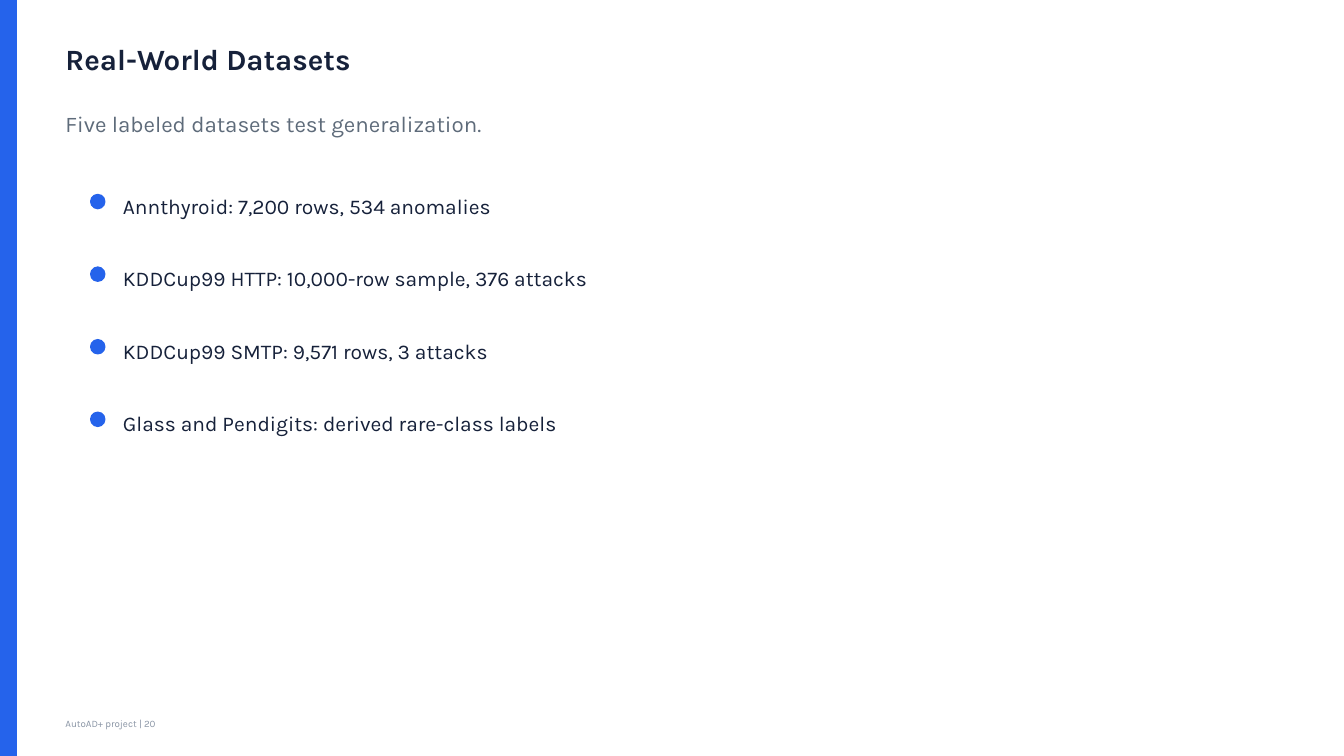
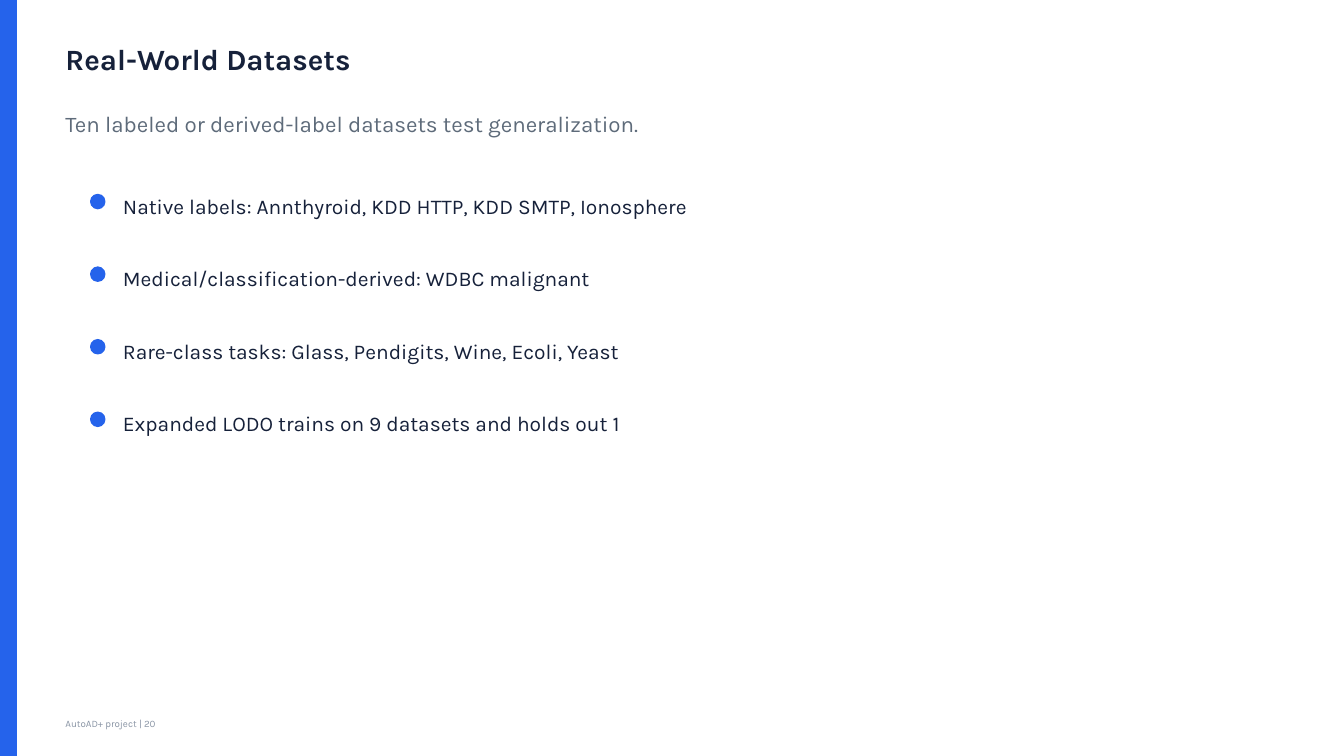
Before and after one commit to 02deno/Automated-Anomaly-Detection-Project, a slide deck: slide 20 of output/presentations/AutoAD_Project_Presentation_updated.pptx. Drawn at 1344x756 pixels with LibreOffice and Linux fonts; fonts in the diff are those of the drawing. Boxes give left, top, right and bottom in pixels: in the first picture for what was removed or moved away, otherwise in the second. Text is boxed around its words. In the diff, an @@ line names an element or a change of style, - is before the commit and + after.

Commit message:
Add new result CSV files for leave-one-dataset-out analysis and model comparisons after merging datasets
- Created `leave_one_dataset_out_after_merge.csv` to store results of leave-one-out experiments.
- Added `merge_impact_lodo_comparison.csv` to compare average metrics before and after merging datasets.
- Introduced `real_data_expanded_model_comparison_after_merge.csv` for model performance metrics on real data post-merge.
- Added `real_data_expanded_summary_after_merge.csv` to summarize detailed results of various models on real datasets after merging.

```diff
--- a/output/presentations/AutoAD_Project_Presentation_updated.pptx
+++ b/output/presentations/AutoAD_Project_Presentation_updated.pptx
@@ text at (65, 116, 638, 138): text changed @@
-Five labeled datasets test generalization.
+Ten labeled or derived-label datasets test generalization.
@@ text at (123, 199, 687, 219): text changed @@
-Annthyroid: 7,200 rows, 534 anomalies
+Native labels: Annthyroid, KDD HTTP, KDD SMTP, Ionosphere
@@ text at (123, 270, 589, 291): text changed @@
-KDDCup99 HTTP: 10,000-row sample, 376 attacks
+Medical/classification-derived: WDBC malignant
@@ text at (123, 344, 618, 364): text changed @@
-KDDCup99 SMTP: 9,571 rows, 3 attacks
+Rare-class tasks: Glass, Pendigits, Wine, Ecoli, Yeast
@@ text at (123, 416, 620, 436): text changed @@
-Glass and Pendigits: derived rare-class labels
+Expanded LODO trains on 9 datasets and holds out 1
```
Also in this commit, not shown: 10 other slides changed, 7 slides added, 5 slides removed, 7 other files.
